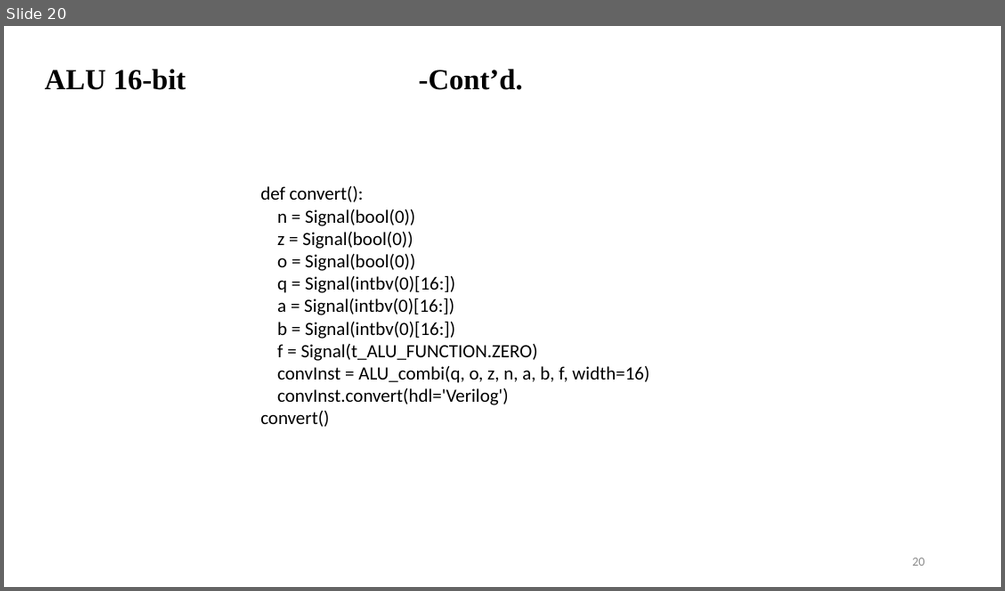
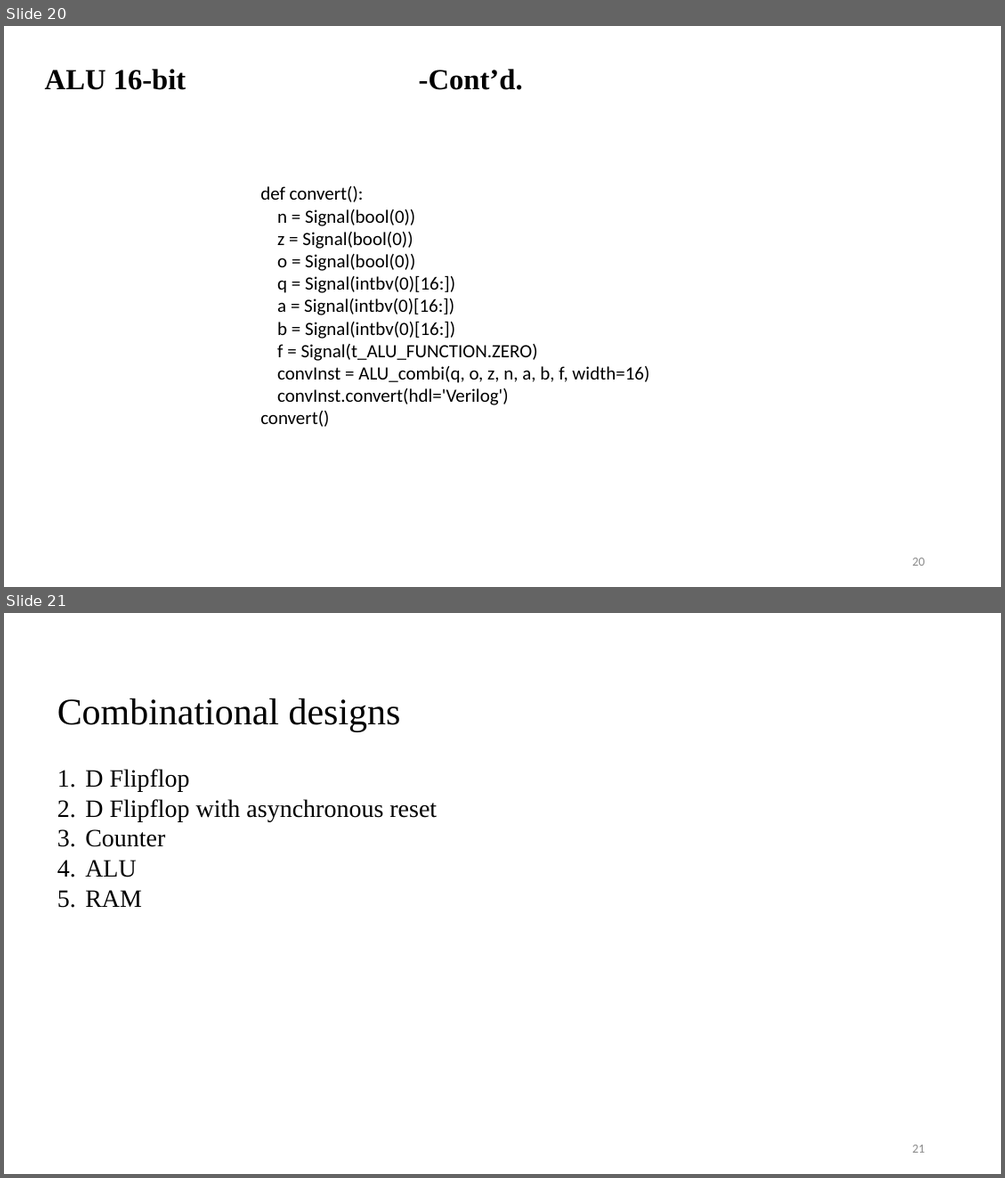
Before and after one commit to visionvlsi/Proj_HLS_phase1, a slide deck: hls_phase1.pptx. Shown one above the other, each under a label of ours: slide 20 before the commit, slides 20 and 21 after it. The pictures are 1005x591 and 1005x1178 pixels, drawn with LibreOffice and Linux fonts; fonts in the diff are those of the drawing. Boxes give left, top, right and bottom in pixels: in the first picture for what was removed or moved away, otherwise in the second. Text is boxed around its words. In the diff, an @@ line names an element or a change of style, - is before the commit and + after.

Commit message:
ppt updated

```diff
--- a/hls_phase1.pptx
+++ b/hls_phase1.pptx
@@ slide 21 added at <box>4,613,1001,1174</box>, background #FFFFFF @@
@@ text added at <box>57,698,437,907</box>, 24 pt, text #000000 @@
+Combinational designs
+1. D Flipflop
+2. D Flipflop with asynchronous reset
+3. Counter
+4. ALU
+5. RAM
@@ page number added at <box>912,1144,924,1152</box>, 12 pt, text #8C8C8C @@
+21
```
